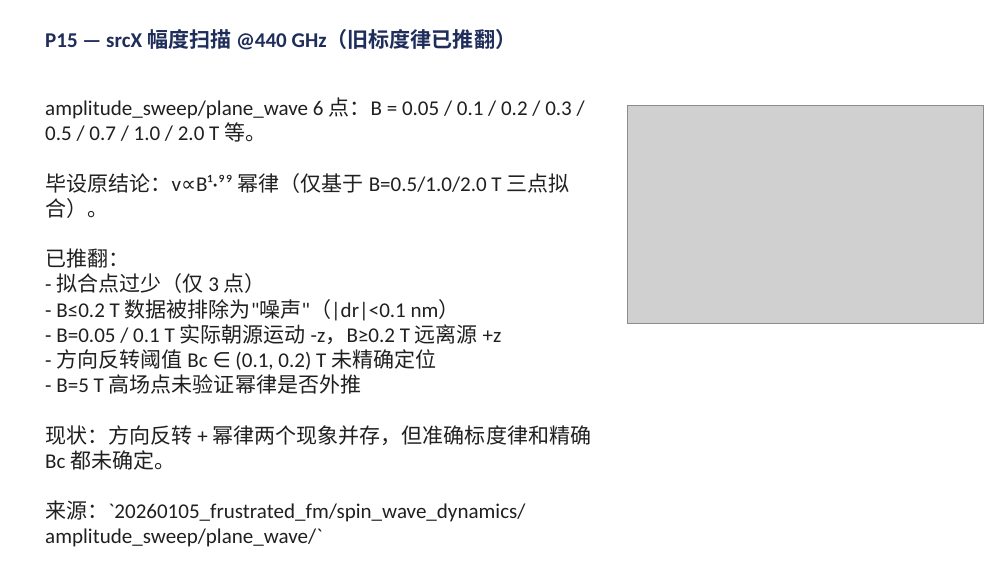
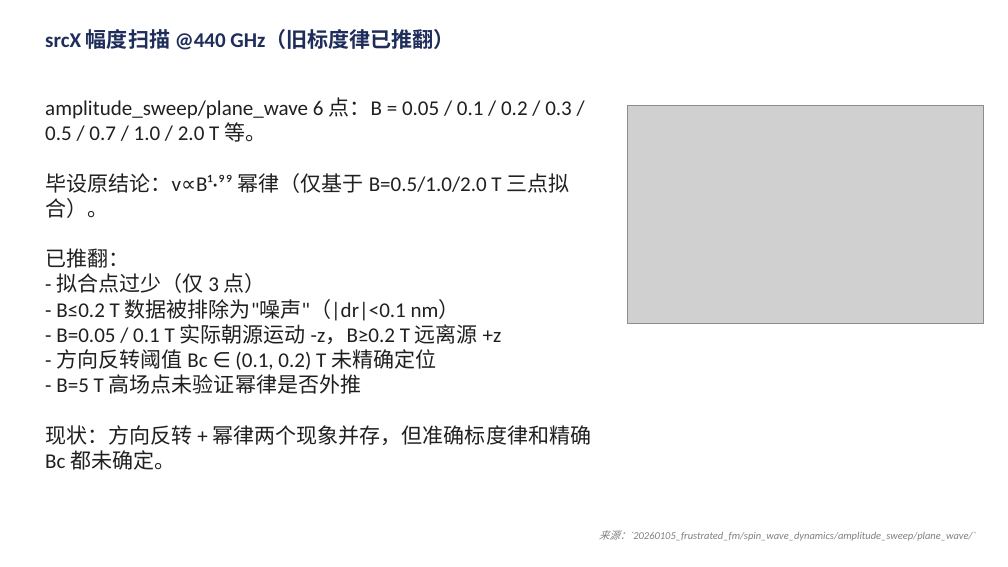
Before and after one commit to Wlybs/Hopfion, a slide deck: slide 15 of presentation/talk.pptx. Drawn at 1008x567 pixels with LibreOffice and Linux fonts; fonts in the diff are those of the drawing; grey boxes stand for pictures. Boxes give left, top, right and bottom in pixels: in the first picture for what was removed or moved away, otherwise in the second. Text is boxed around its words. In the diff, an @@ line names an element or a change of style, - is before the commit and + after.

```diff
--- a/presentation/talk.pptx
+++ b/presentation/talk.pptx
@@ text at <box>45,29,454,50</box>: text changed @@
-P15 — srcX 幅度扫描 @440 GHz（旧标度律已推翻）
+srcX 幅度扫描 @440 GHz（旧标度律已推翻）
@@ text at <box>45,500,525,522</box>: paragraph removed @@
-来源：`20260105_frustrated_fm/spin_wave_dynamics/amplitude_sweep/plane_wave/`
@@ text added at <box>599,530,975,541</box>, 10 pt, text #808080, italic @@
+来源：`20260105_frustrated_fm/spin_wave_dynamics/amplitude_sweep/plane_wave/`
```
Also in this commit, not shown: 28 other slides changed, 1 other file.
